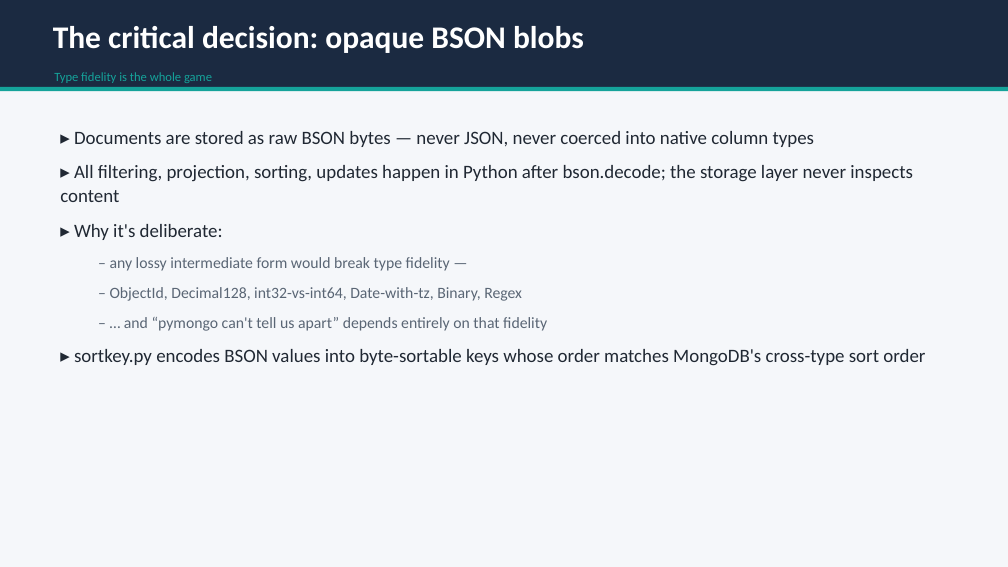
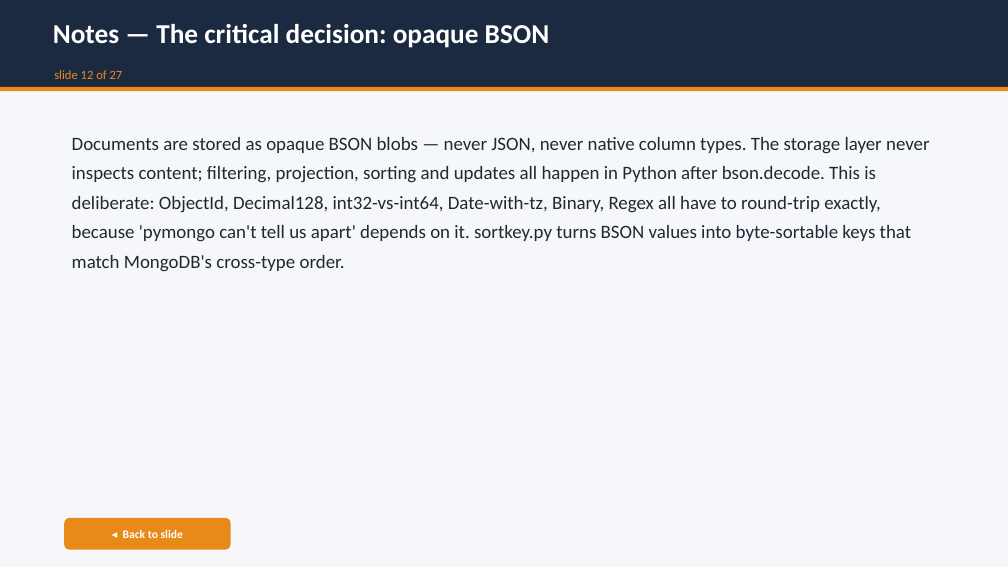
Before and after one commit to jdrumgoole/SecantusDB, a slide deck: slide 40 of docs/presentations/SecantusDB-overview.pptx (slide 12 before the commit). Drawn at 1008x567 pixels with LibreOffice and Linux fonts; fonts in the diff are those of the drawing. Boxes give left, top, right and bottom in pixels: in the first picture for what was removed or moved away, otherwise in the second. Text is boxed around its words. In the diff, an @@ line names an element or a change of style, - is before the commit and + after.

```diff
--- a/docs/presentations/SecantusDB-overview.pptx
+++ b/docs/presentations/SecantusDB-overview.pptx
@@ text at box(53, 24, 550, 48): text changed; size 30 to 26 pt @@
-The critical decision: opaque BSON blobs
+Notes — The critical decision: opaque BSON
@@ rectangle at box(0, 87, 1008, 91): fill #15A39A to #E88A1A @@
@@ text at box(54, 70, 123, 79): text changed; text colour #15A39A to #E88A1A @@
-Type fidelity is the whole game
+slide 12 of 27
@@ text at box(72, 137, 930, 272): text changed @@
-▸ Documents are stored as raw BSON bytes — never JSON, never coerced into native column types
-▸ All filtering, projection, sorting, updates happen in Python after bson.decode; the storage layer never inspects content
-▸ Why it's deliberate:
-  – any lossy intermediate form would break type fidelity —
-  – ObjectId, Decimal128, int32-vs-int64, Date-with-tz, Binary, Regex
-  – … and “pymongo can't tell us apart” depends entirely on that fidelity
-▸ sortkey.py encodes BSON values into byte-sortable keys whose order matches MongoDB's cross-type sort order
+Documents are stored as opaque BSON blobs — never JSON, never native column types. The storage layer never inspects content; filtering, projection, sorting and updates all happen in Python after bson.decode. This is deliberate: ObjectId, Decimal128, int32-vs-int64, Date-with-tz, Binary, Regex all have to round-trip exactly, because 'pymongo can't tell us apart' depends on it. sortkey.py turns BSON values into byte-sortable keys that match MongoDB's cross-type order.
@@ rounded rectangle added at box(64, 518, 231, 550), fill #E88A1A, 11 pt, text #FFFFFF, bold @@
+◂ Back to slide
```
Also in this commit, not shown: 26 other slides changed, 28 slides added.
